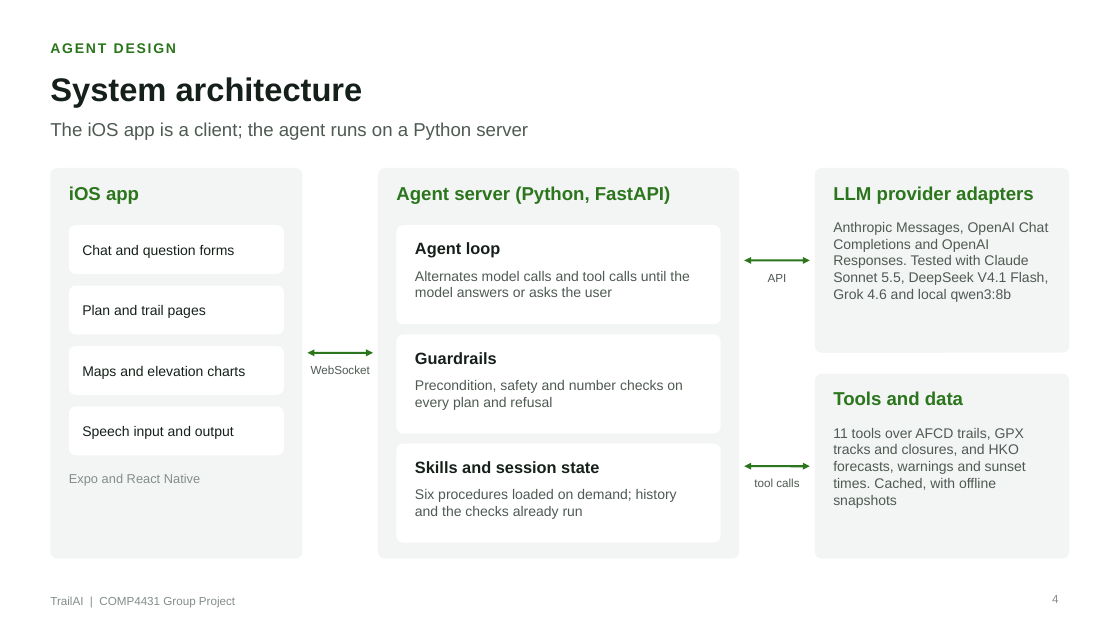
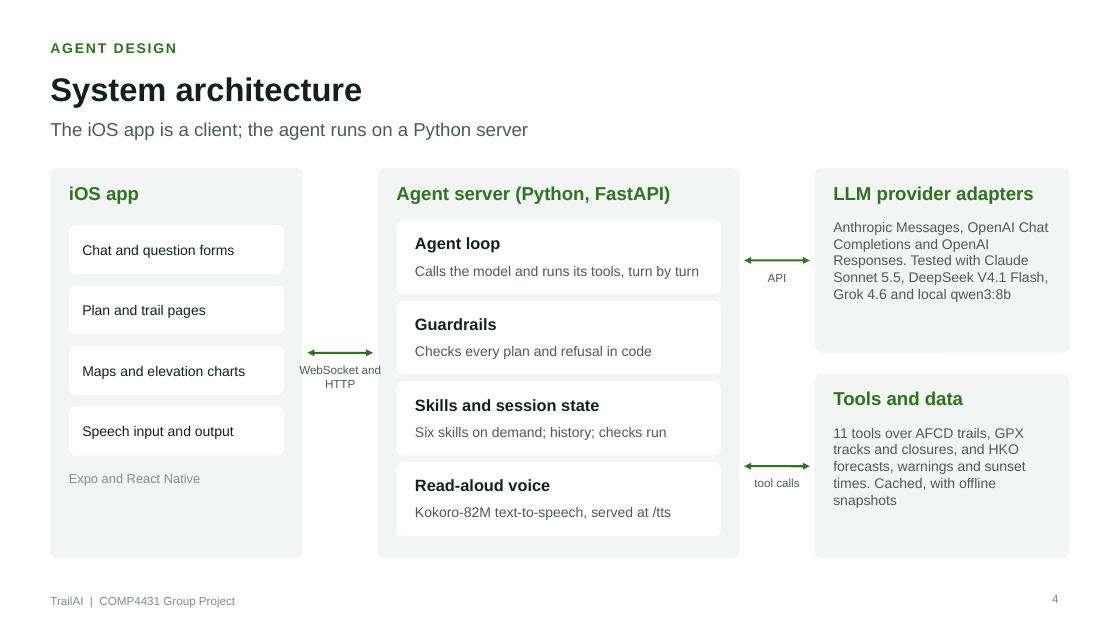
Before and after one commit to HaochenFa/COMP4431-AI, a slide deck: slide 4 of presentation/TrailAI.pptx. Drawn at 1120x630 pixels with LibreOffice and Linux fonts; fonts in the diff are those of the drawing. Boxes give left, top, right and bottom in pixels: in the first picture for what was removed or moved away, otherwise in the second. Text is boxed around its words. In the diff, an @@ line names an element or a change of style, - is before the commit and + after.

```diff
--- a/presentation/TrailAI.pptx
+++ b/presentation/TrailAI.pptx
@@ rounded rectangle: place and size @@
-rounded rectangle at <box>397,225,721,324</box>
+rounded rectangle at <box>397,220,721,294</box>
@@ text "Agent loop": place and size @@
-text "Agent loop" at <box>415,242,500,258</box>
+text "Agent loop" at <box>415,237,500,253</box>
@@ text at <box>415,266,699,279</box>: text changed @@
-Alternates model calls and tool calls until the model answers or asks the user
+Calls the model and runs its tools, turn by turn
@@ rounded rectangle added at <box>397,301,721,375</box>, fill #FFFFFF @@
@@ text "Guardrails": place and size @@
-text "Guardrails" at <box>415,352,497,364</box>
+text "Guardrails" at <box>415,318,497,330</box>
@@ text at <box>415,346,652,359</box>: text changed @@
-Precondition, safety and number checks on every plan and refusal
+Checks every plan and refusal in code
@@ text at <box>299,365,381,388</box>: text changed @@
-WebSocket
+WebSocket and HTTP
@@ proportions changed in 3 elements at <box>397,462,721,536</box>, <box>397,220,721,294</box>, <box>397,381,721,455</box> @@
@@ rounded rectangle: place and size @@
-rounded rectangle at <box>397,334,721,434</box>
+rounded rectangle at <box>397,381,721,455</box>
@@ text "Skills and session state": place and size @@
-text "Skills and session state" at <box>415,461,599,473</box>
+text "Skills and session state" at <box>415,399,599,411</box>
@@ text at <box>415,427,666,440</box>: text changed @@
-Six procedures loaded on demand; history and the checks already run
+Six skills on demand; history; checks run
@@ rounded rectangle: place and size @@
-rounded rectangle at <box>397,444,721,543</box>
+rounded rectangle at <box>397,462,721,536</box>
@@ text added at <box>415,479,550,491</box>, 14 pt, text #16201A, bold @@
+Read-aloud voice
@@ text added at <box>415,507,672,520</box>, 12 pt, text #4F5A53 @@
+Kokoro-82M text-to-speech, served at /tts
```
Also in this commit, not shown: 4 other slides changed, 2 slides added, 1 slide removed, 10 other files.
